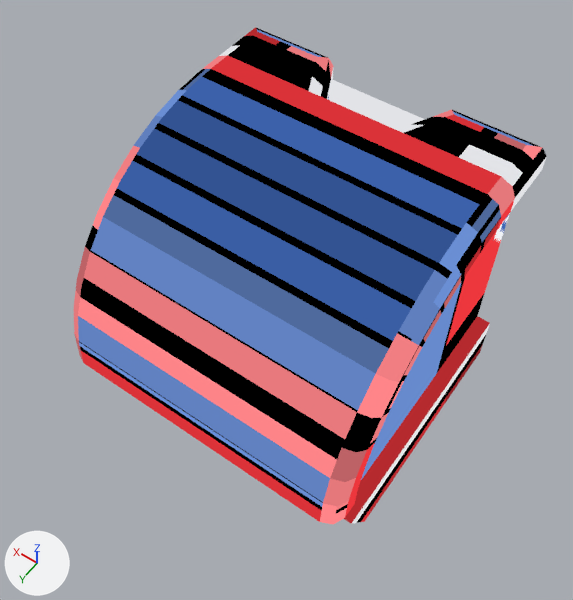
The glTF model art/out/aero_block_ref.glb, before and after one commit.
Rendered twice from a camera (50 mm lens) standing at (-0.881, 1.26, 1.925) and looking at (0.001, 0.025, -0.016). Lighting does not change. The marker at lower left points along +X, +Y and +Z. The first picture is the older version. Vertices at exactly the same position are counted once.

Objects in the first picture: 'aero_block'.
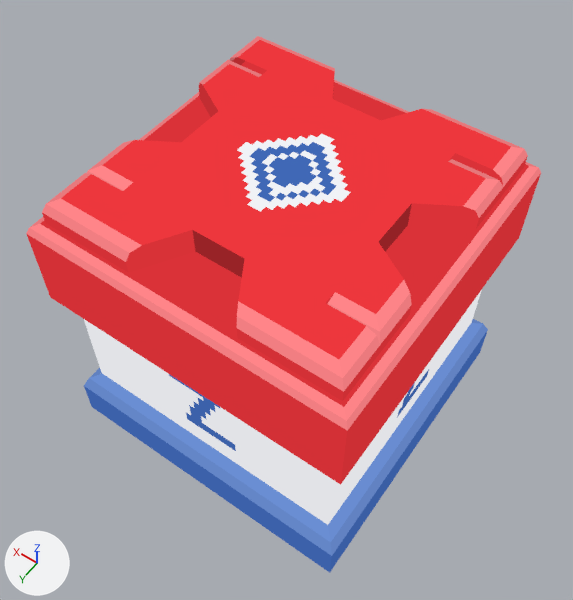
Pixel boxes [x1, y1, x2, y2] of what changed, in the pictures (573 x 600 px):
'aero_block', reshaped (9% wider, 8% taller): before [74, 27, 547, 525]; after [26, 36, 541, 573]
part 1 of me_aero_block, rebuilt (9% wider, 15% shorter): before [74, 27, 547, 525]; after [26, 61, 541, 485]
part 2 of me_aero_block, rebuilt: before [329, 80, 510, 480]; after [84, 290, 482, 525]
part 3 of me_aero_block, added (red): after [42, 36, 528, 401]
part 4 of me_aero_block, built on: before [344, 316, 490, 524]; after [84, 319, 488, 573]
part 5 of me_aero_block, added (red): after [123, 70, 455, 303]

The change, as a diff of the scene's bpy script:
```diff
--- a/art/out/aero_block_ref.glb.py
+++ b/art/out/aero_block_ref.glb.py
@@ me_aero_block @@
 # used by ob_aero_block; location = (0.0, 0.0, 0.0)
 # verts and faces of me_aero_block; kept vertices keep their numbers, new ones are numbered from 156
-me_aero_block.from_pydata(...)  # 156 vertices, 270 faces; spans x -0.5..0.5, y -0.5..0.5, z -0.5..0.5
+me_aero_block.from_pydata(...)  # 148 vertices, 218 faces; spans x -0.5..0.5, y -0.5..0.5, z -0.5..0.5
+# me_aero_block part 1: the loose piece of 120 vertices spanning x -0.5..0.5, y -0.5..0.5, z -0.18..0.5 is rebuilt with 16 vertices and now spans x -0.5..0.5, y -0.5..0.5, z 0.12..0.42
+# me_aero_block part 2: the loose piece of 28 vertices spanning x -0.45..0.45, y -0.5..0.4, z -0.32..0.4 is rebuilt with 8 vertices and now spans x -0.45..0.45, y -0.45..0.45, z -0.3..0.12
+# me_aero_block part 3: a new loose piece of 104 vertices spanning x -0.46..0.46, y -0.46..0.46, z 0.42..0.5, in mat_aero_block_ref
+# me_aero_block part 4
+# 6 vertices are removed from x -0.5..0.5, y -0.5..0.4, z -0.5..-0.32
+# 12 faces are deleted
+# 14 vertices are added at x -0.5..0.5, y -0.5..0.5, z -0.5..-0.3
+# 28 new faces join them
+# me_aero_block part 5
+verts[170] = (-0.31, -0.31, 0.5)  # pixel (455, 153)
+verts[171] = (0.31, -0.31, 0.5)  # pixel (267, 70)
+verts[172] = (0.31, 0.31, 0.5)  # pixel (122, 191)
+verts[173] = (-0.31, 0.31, 0.5)  # pixel (325, 303)
+faces += [(170, 171, 172), (170, 172, 173)]
 me_aero_block.materials.append(mat_aero_block_ref)
```
